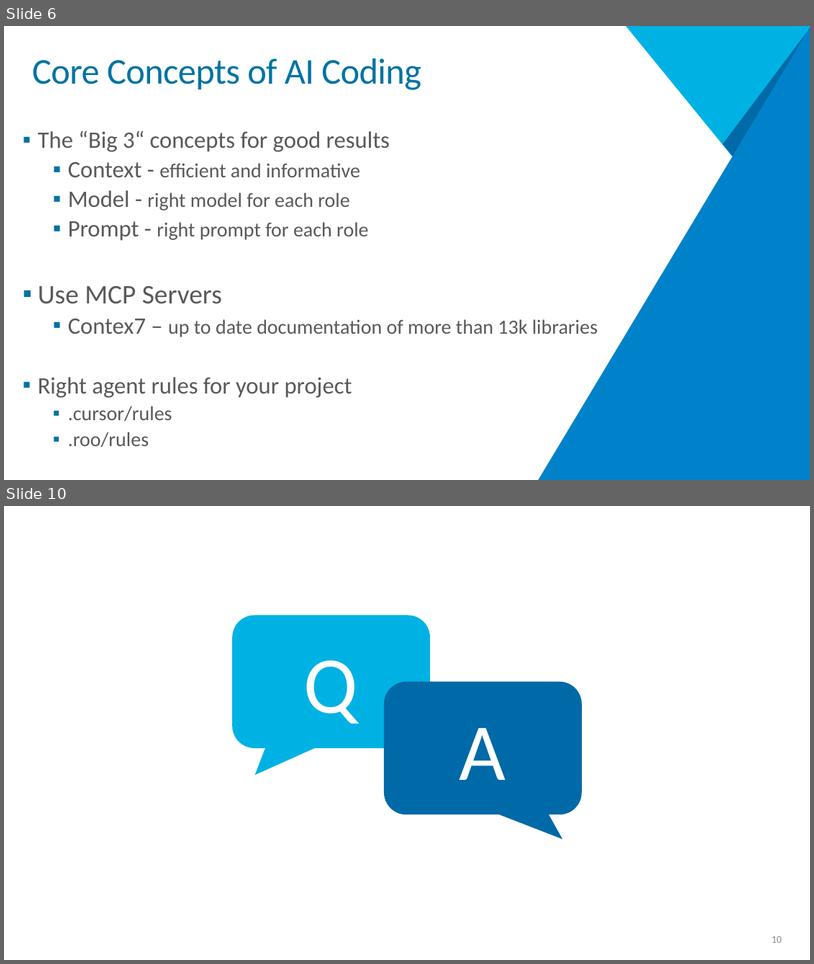
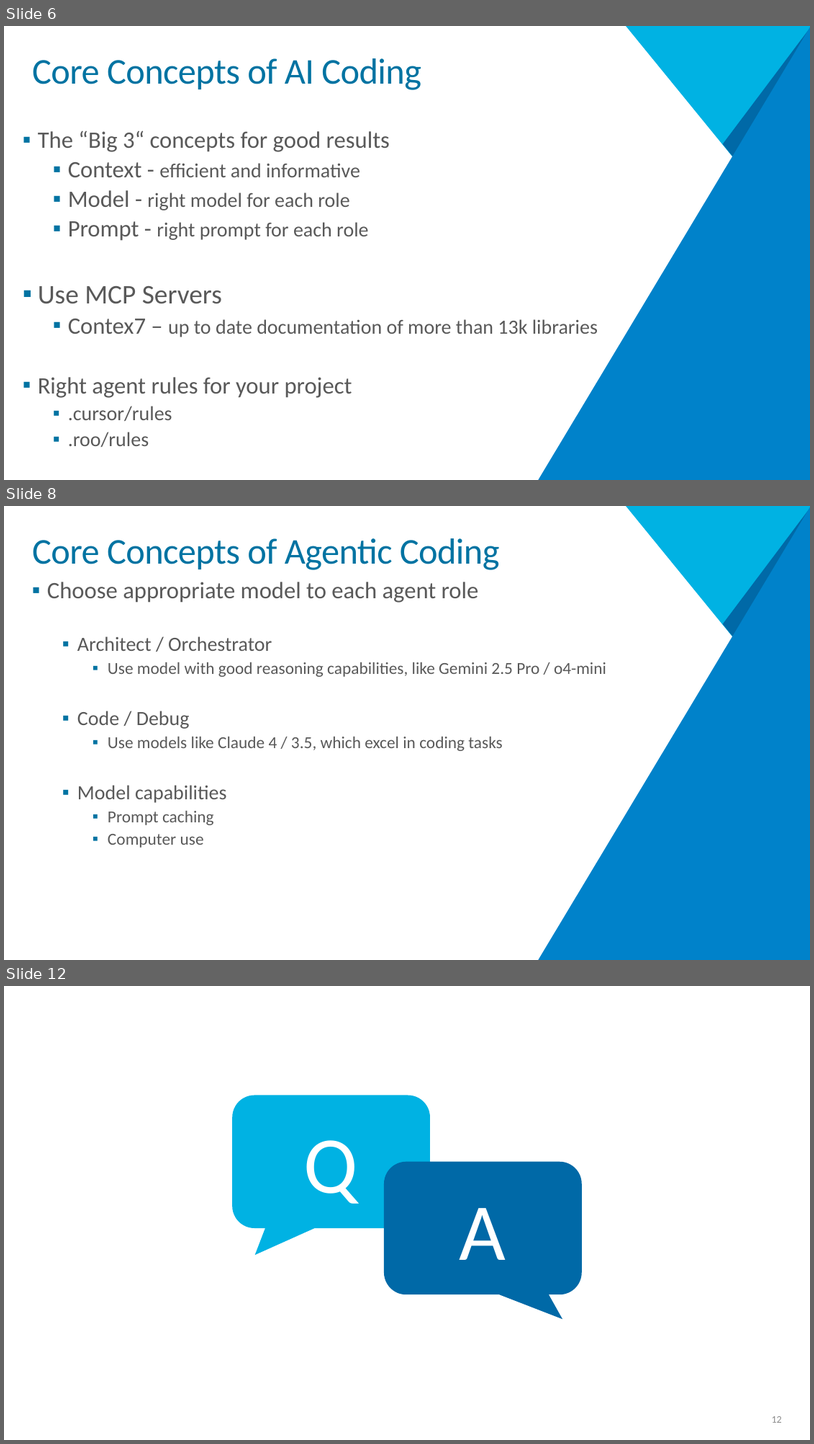
Before and after one commit to MarkG/architecture-next-2025, a slide deck: presentation/Vibe Coding.pptx. Shown one above the other, each under a label of ours: slides 6 and 10 before the commit, slides 6, 8 and 12 after it; the slides between them are not shown. The pictures are 814x964 and 814x1444 pixels, drawn with LibreOffice and Linux fonts; fonts in the diff are those of the drawing; background and template pictures are left out. Boxes give left, top, right and bottom in pixels: in the first picture for what was removed or moved away, otherwise in the second. Text is boxed around its words. In the diff, an @@ line names an element or a change of style, - is before the commit and + after.

```diff
--- a/presentation/Vibe Coding.pptx
+++ b/presentation/Vibe Coding.pptx
@@ slide 8 added at (x1=4, y1=506, x2=810, y2=960), background #FFFFFF; not listed: 3 template elements that a slide beside it also shows @@
@@ title added at (x1=32, y1=538, x2=500, y2=570), 43.2 pt, text #0073A2 @@
+Core Concepts of Agentic Coding
@@ text added at (x1=47, y1=582, x2=607, y2=847), 20 pt, text #595959 @@
+▪ Choose appropriate model to each agent role
+  ▪ Architect / Orchestrator
+    ▪ Use model with good reasoning capabilities, like Gemini 2.5 Pro / o4-mini
+  ▪ Code / Debug
+    ▪ Use models like Claude 4 / 3.5, which excel in coding tasks
+  ▪ Model capabilities
+    ▪ Prompt caching
+    ▪ Computer use
@@ rectangle added at (x1=274, y1=847, x2=521, y2=952), fill #FFFFFF @@
@@ what was slide 10 is now slide 12 @@
@@ page number at (x1=772, y1=1416, x2=782, y2=1422): text changed @@
-10
+12
```
Also in this commit, not shown: 1 slide changed, 3 other slides added, 2 slides removed, 6 other files.
